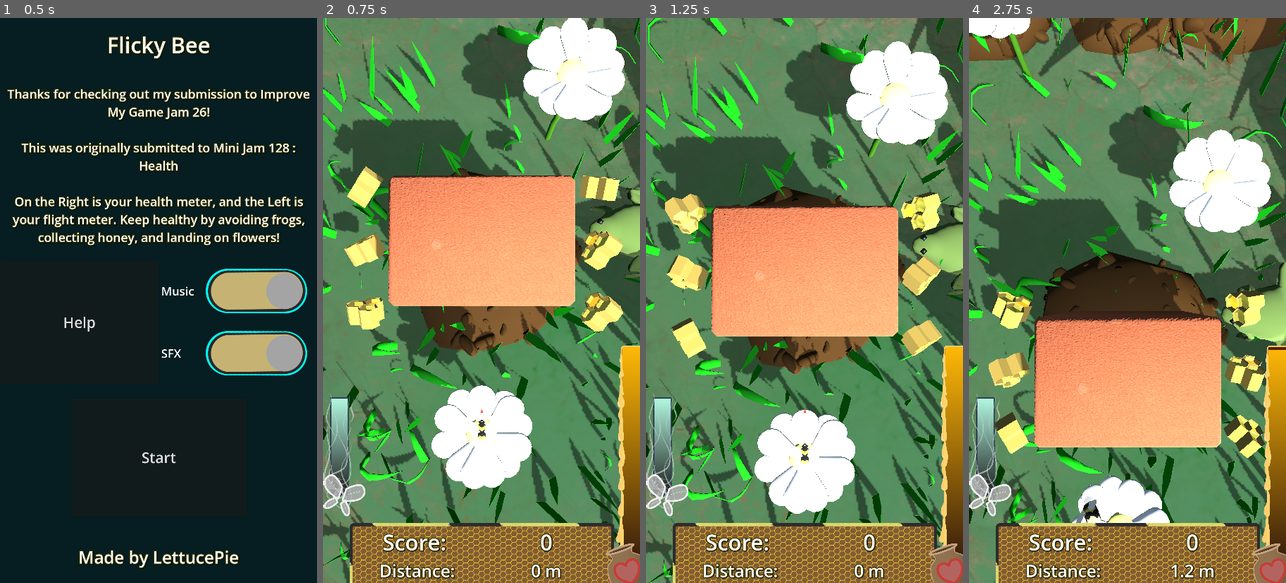
Above: before the commit, frames 1-4 (left to right).
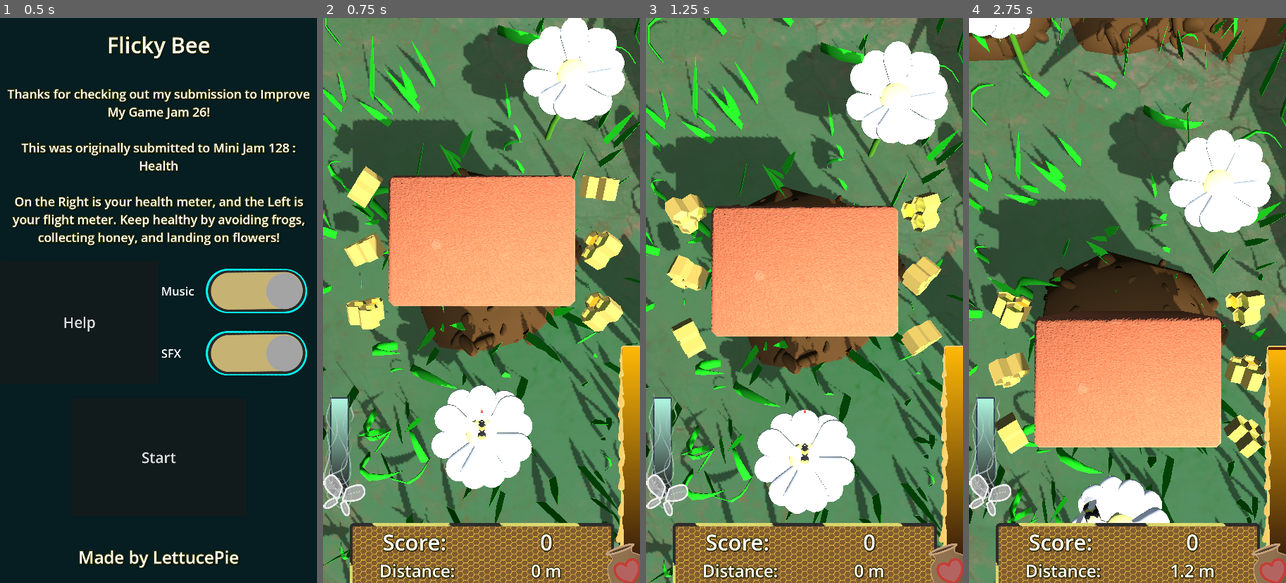
Above: after the commit, the same moments.

Repository: LettucePie/flicky_bee
Game: Godot game, scene res://Play/play_1.tscn
The game is run twice, just before and just after one commit, with the same random seed, the same clock (stepped at 60 frames per second) and the same inputs.
Inputs (mouse positions are in pixels of both pictures, inside the frame that each line leads up to):
- Up to frame 1 (0.5 s): no input
- Up to frame 2 (0.75 s): click "Start" at 0.5 s
- Up to frame 3 (1.25 s): no input
- Up to frame 4 (2.75 s): move the mouse to (1197, 272) at 1.27 s; hold Up (ui_up) 1.28-2 s; click (1197, 272) at 1.42 s; drag from (1064, 328) to (1111, 413) at 2.02 s

Frame 1 is identical in both runs. In frame 2, 1.6% of the frame differs, in the area x 47-100%, y 29-55%; in frame 3, 1.6%; in frame 4, 2.3%, in the area x 70-100%, y 41-58%.

Commit message:
Removed Test Frog

Diff:
--- a/Play/play_1.tscn
+++ b/Play/play_1.tscn
@@ -8,7 +8,6 @@
 [ext_resource type="PackedScene" uid="uid://dys2nli2rglts" path="res://UI/hud.tscn" id="5_rm8qy"]
 [ext_resource type="AudioStream" uid="uid://deql5taifsiew" path="res://Core/Sound/Song.mp3" id="8_hw42c"]
 [ext_resource type="PackedScene" uid="uid://5vual8pkwjvk" path="res://Core/grass_patch.tscn" id="8_r0s2t"]
-[ext_resource type="PackedScene" uid="uid://djb5of7bwcp00" path="res://Core/Obstacles/frog.tscn" id="9_m3wyy"]
 
 [sub_resource type="ProceduralSkyMaterial" id="ProceduralSkyMaterial_e8o1s"]
 ground_bottom_color = Color(0.0980392, 0.203922, 0.113725, 1)
@@ -89,9 +88,6 @@
 [node name="Grass_Patch3" parent="." instance=ExtResource("8_r0s2t")]
 transform = Transform3D(1, 0, 0, 0, 1, 0, 0, 0, 1, 2.08165e-12, -5, -60)
 
-[node name="Frog" parent="." instance=ExtResource("9_m3wyy")]
-transform = Transform3D(1, 0, 0, 0, 1, 0, 0, 0, 1, 0, 0, -8)
-
 [connection signal="area_entered" from="Camera3D/Bottom_Detect" to="." method="_on_bottom_detect_area_entered"]
 [connection signal="body_entered" from="Camera3D/Bottom_Detect" to="." method="_on_bottom_detect_area_entered"]
 [connection signal="area_entered" from="Camera3D/Top_Detect" to="." method="_on_top_detect_area_entered"]
Not shown: 1 places in Play/play_1.tscn that only renumber resources
